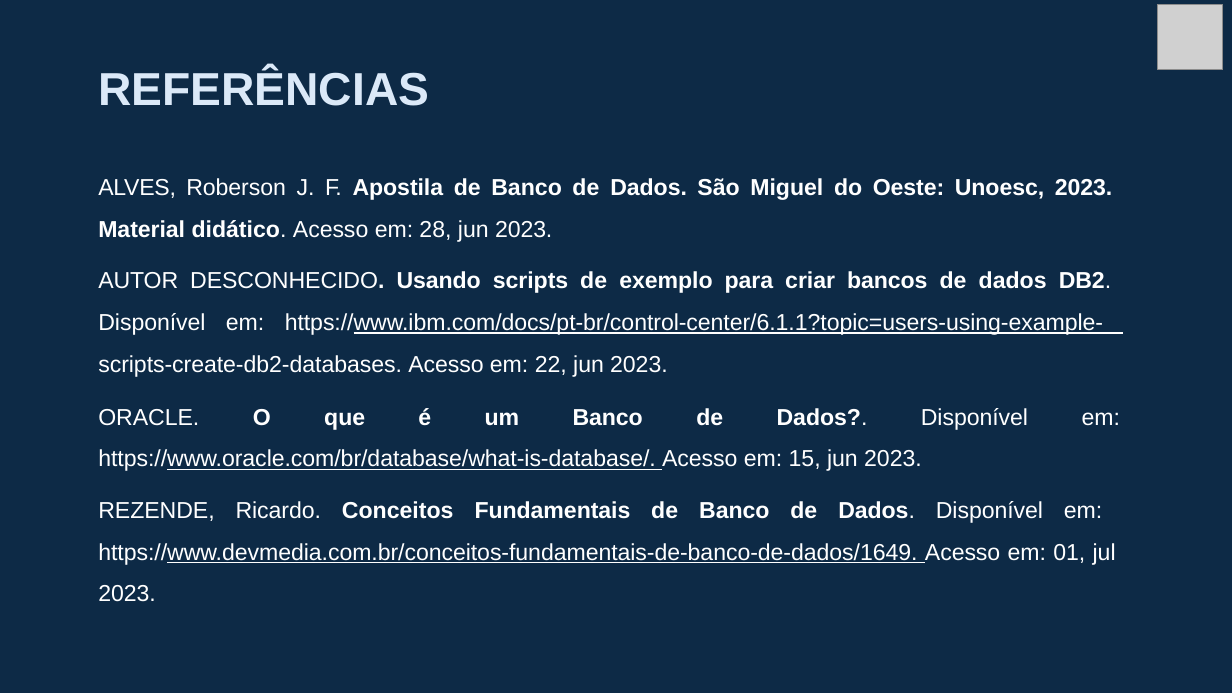
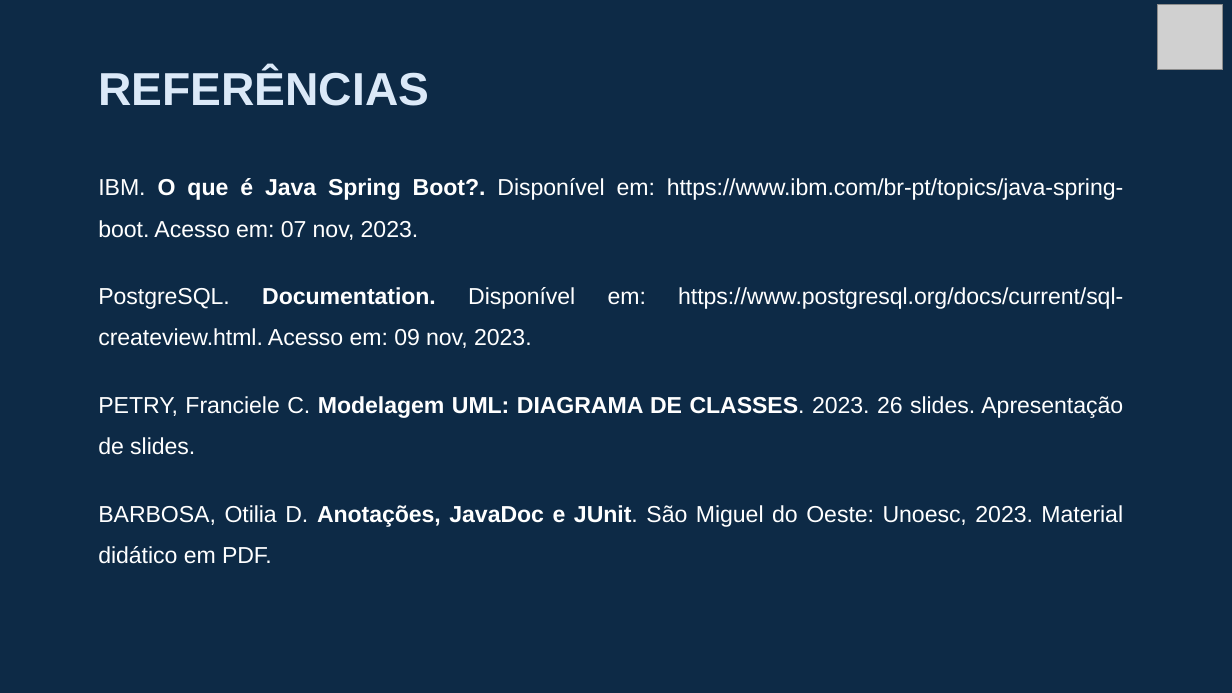
Before and after one commit to brunogkonzen/BreadTrack, a slide deck: slide 14 of docs/BreadTrack - Roterio Apresentação.pptx. Drawn at 1232x693 pixels with LibreOffice and Linux fonts; fonts in the diff are those of the drawing; grey boxes stand for pictures; background and template pictures are left out. Boxes give left, top, right and bottom in pixels: in the first picture for what was removed or moved away, otherwise in the second. Text is boxed around its words. In the diff, an @@ line names an element or a change of style, - is before the commit and + after.

```diff
--- a/docs/BreadTrack - Roterio Apresentação.pptx
+++ b/docs/BreadTrack - Roterio Apresentação.pptx
@@ text at bbox=[98, 178, 1123, 564]: text changed @@
-ALVES, Roberson J. F. Apostila de Banco de Dados. São Miguel do Oeste: Unoesc, 2023. Material didático. Acesso em: 28, jun 2023.
-AUTOR DESCONHECIDO. Usando scripts de exemplo para criar bancos de dados DB2. Disponível em: https://www.ibm.com/docs/pt-br/control-center/6.1.1?topic=users-using-example- scripts-create-db2-databases. Acesso em: 22, jun 2023.
-ORACLE. O que é um Banco de Dados?. Disponível em:
-https://www.oracle.com/br/database/what-is-database/. Acesso em: 15, jun 2023.
-REZENDE, Ricardo. Conceitos Fundamentais de Banco de Dados. Disponível em: https://www.devmedia.com.br/conceitos-fundamentais-de-banco-de-dados/1649. Acesso em: 01, jul 2023.
+IBM. O que é Java Spring Boot?. Disponível em: https://www.ibm.com/br-pt/topics/java-spring-boot. Acesso em: 07 nov, 2023.
+PostgreSQL. Documentation. Disponível em: https://www.postgresql.org/docs/current/sql-createview.html. Acesso em: 09 nov, 2023.
+PETRY, Franciele C. Modelagem UML: DIAGRAMA DE CLASSES. 2023. 26 slides. Apresentação de slides.
+BARBOSA, Otilia D. Anotações, JavaDoc e JUnit. São Miguel do Oeste: Unoesc, 2023. Material didático em PDF.
```
Also in this commit, not shown: 4 other slides changed, 2 slides added, 4 other files.
